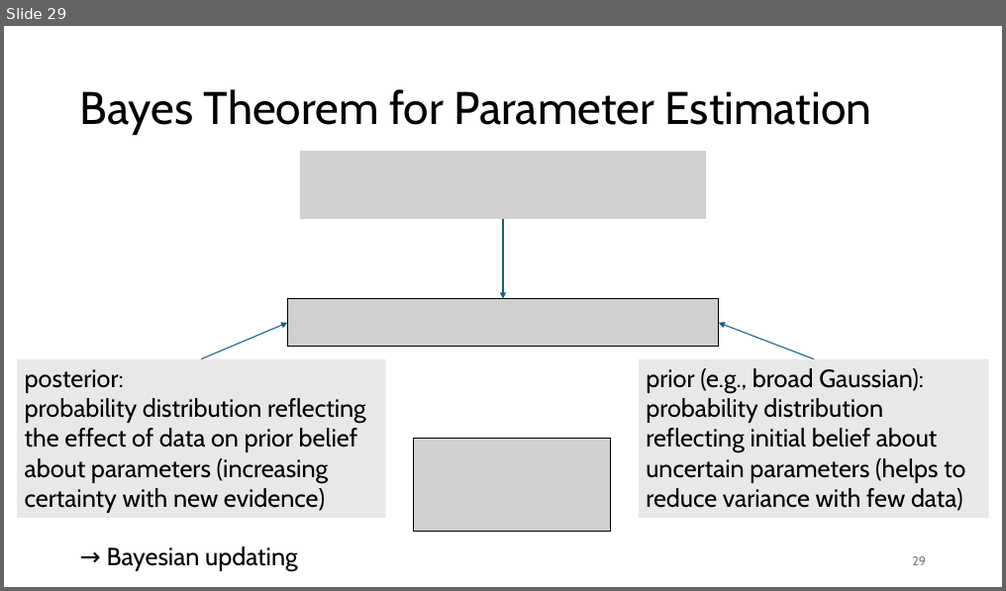
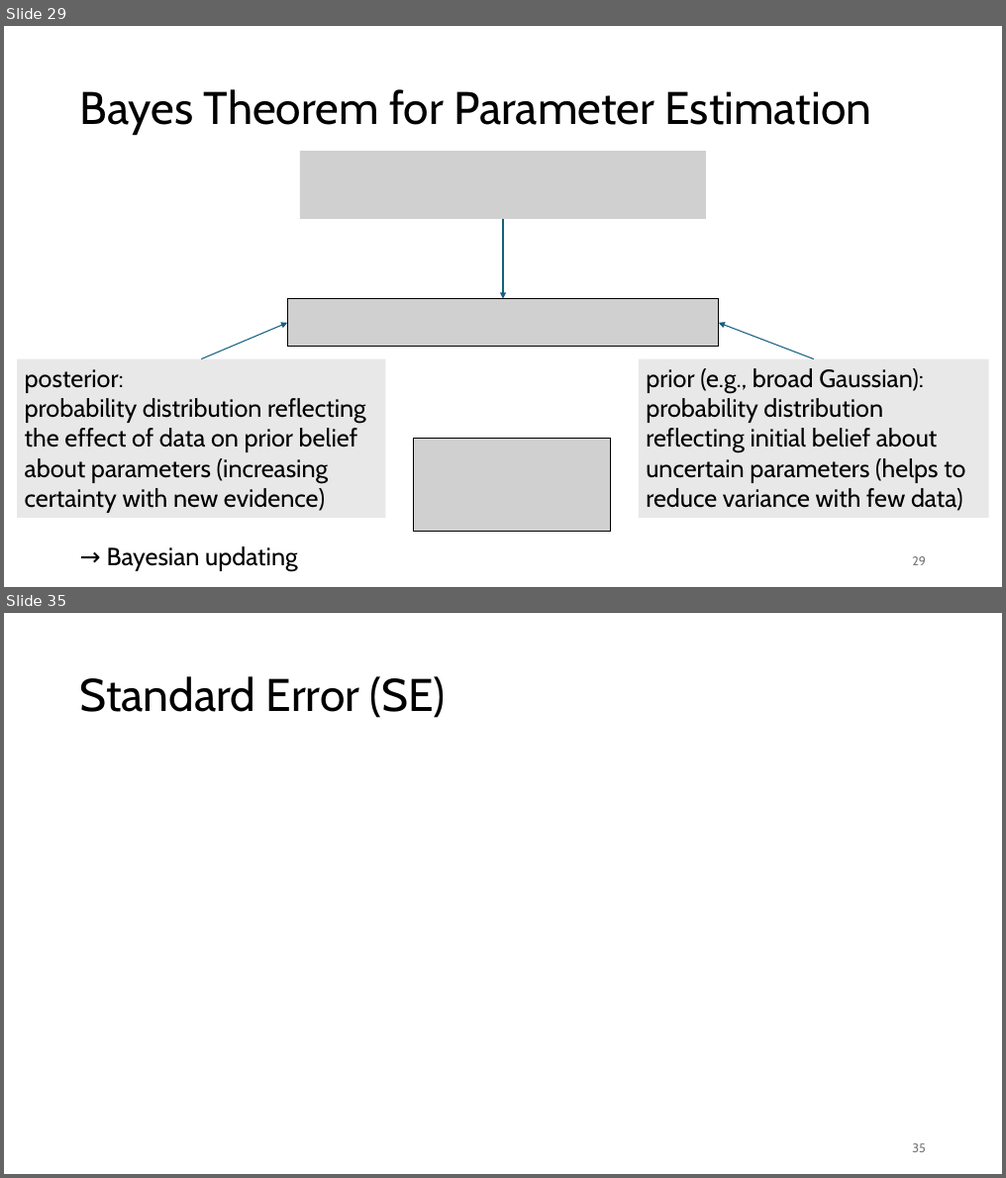
Before and after one commit to FelixWick/data_science, a slide deck: slides/4_parameter_estimation.pptx. Shown one above the other, each under a label of ours: slide 29 before the commit, slides 29 and 35 after it; the slides between them are not shown. The pictures are 1006x591 and 1006x1178 pixels, drawn with LibreOffice and Linux fonts; fonts in the diff are those of the drawing; grey boxes stand for pictures. Boxes give left, top, right and bottom in pixels: in the first picture for what was removed or moved away, otherwise in the second. Text is boxed around its words. In the diff, an @@ line names an element or a change of style, - is before the commit and + after.

```diff
--- a/slides/4_parameter_estimation.pptx
+++ b/slides/4_parameter_estimation.pptx
@@ slide 35 added at bbox=[4, 613, 1002, 1174], background #FFFFFF @@
@@ title added at bbox=[80, 676, 446, 718], 44 pt, text #000000 @@
+Standard Error (SE)
@@ page number added at bbox=[912, 1144, 926, 1153], 12 pt, text #797979 @@
+35
```
Also in this commit, not shown: 3 slides changed, 6 other slides added, 2 slides removed, 1 other file.
